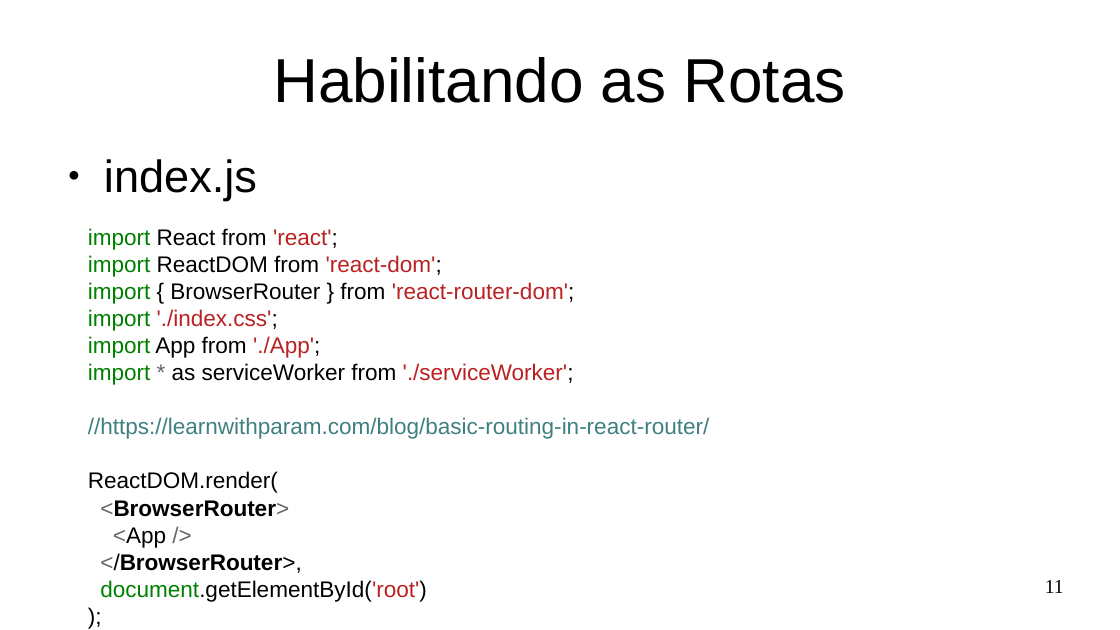
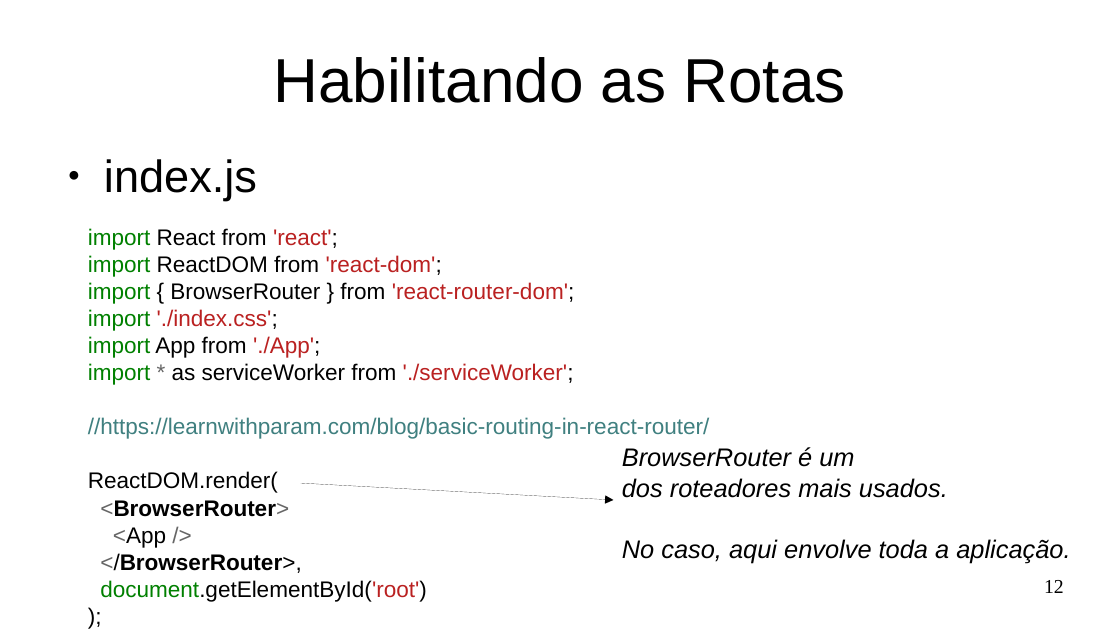
Before and after one commit to Marques-Dev/WEB_2020-1, a slide deck: slide 12 of SLIDES/aula03.odp (slide 11 before the commit). Drawn at 1120x630 pixels with LibreOffice and Linux fonts; fonts in the diff are those of the drawing. Boxes give left, top, right and bottom in pixels: in the first picture for what was removed or moved away, otherwise in the second. Text is boxed around its words. In the diff, an @@ line names an element or a change of style, - is before the commit and + after.

```diff
--- a/SLIDES/aula03.odp
+++ b/SLIDES/aula03.odp
@@ text added at (622,447,1070,563), 18 pt, text #000000, italic @@
+BrowserRouter é um
+dos roteadores mais usados.
+No caso, aqui envolve toda a aplicação.
@@ arrow added from (301, 484) to (614, 500), #000000 0 pt @@
@@ page number at (1044,580,1064,593): text changed @@
-11
+12
```
Also in this commit, not shown: 7 other slides changed, 22 slides added, 8 other files.
